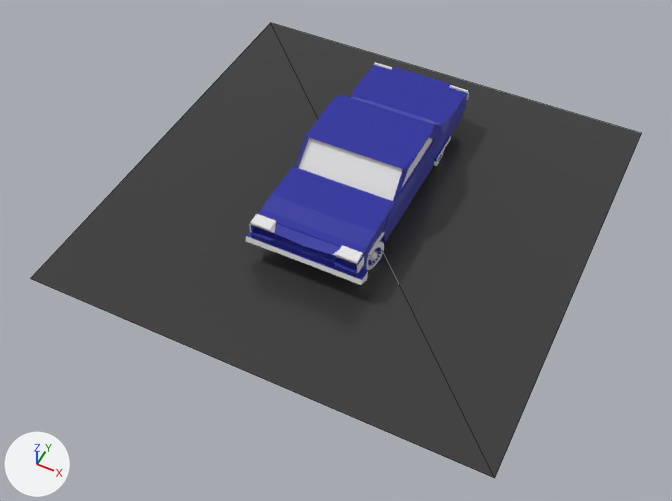
The glTF model car.gltf: old version first, new version second.
One viewpoint serves both versions: a camera (50 mm lens) standing at (5.1, -11.48, 11.51) and looking at (0.11, -1.51, -0.94). Lighting does not change. The marker at lower left points along +X, +Y and +Z. Mesh edges are drawn as thin lines on the coarser meshes.
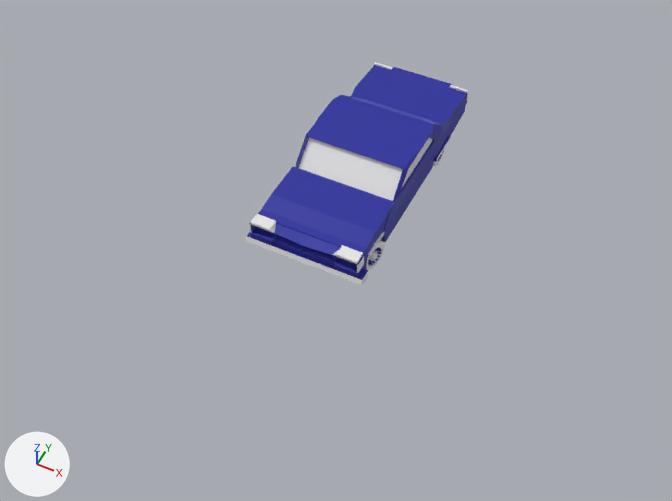
Location of each change, [x1, y1, x2, y2] in pixels of the pictures (672 x 501 px):
'Plane', no longer drawn (black)
    before: [31, 23, 642, 478]

The change, as a diff of the scene's bpy script:
```diff
--- a/car.gltf.py
+++ b/car.gltf.py
@@ ob_plane @@
-ob_plane = bpy.data.objects.new('Plane', me_plane)
+ob_plane = bpy.data.objects.new('Plane', None)
 ob_plane.location = (0.03, -0.43, -0.69)
```
